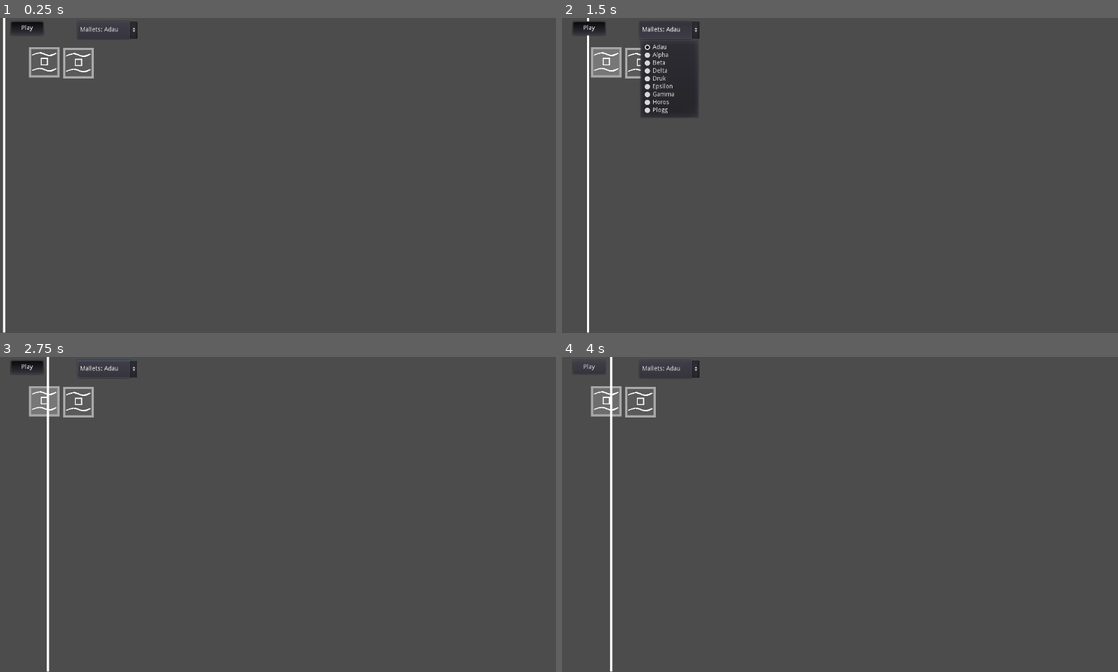
Above: before the commit, frames 1-4 (two rows, left to right).
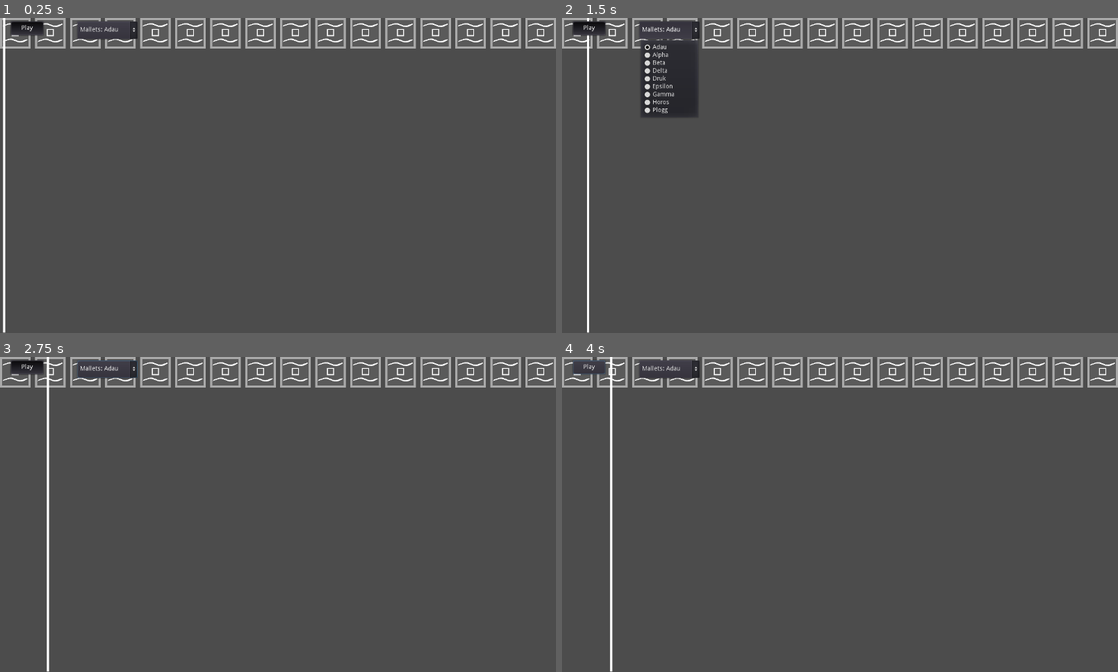
Above: after the commit, the same moments.

Repository: ccfortenberry/mandachord-mock-v2
Game: Godot game, scene res://scenes/Mandachord_Main.tscn
Same seed, same stepped clock (60 frames per second), same inputs: the game is played once before the commit and once after it.
Inputs (mouse positions are in pixels of both pictures, inside the frame that each line leads up to):
- Up to frame 1 (0.25 s): no input
- Up to frame 2 (1.5 s): click (606, 62) at 0.52 s; click "Mallets: Adau" at 1.25 s
- Up to frame 3 (2.75 s): click "Play" at 2 s
- Up to frame 4 (4 s): click "Play" at 2.75 s; click (606, 401) at 3.52 s

The runs differ from the first frame. In frame 1, 3.7% of the frame differs, in the area x 0-100%, y 0-20%; in frame 2, 3.8%; in frame 3, 4.0%; in frame 4, 4.0%.

Commit message:
Finish first note

Diff:
--- a/scenes/Button_Mallet.tscn
+++ b/scenes/Button_Mallet.tscn
@@ -6,6 +6,7 @@
 margin_left = -1.0
 margin_right = 136.0
 margin_bottom = 40.0
+text = "Adau"
 clip_text = true
 items = [ "Adau", null, false, 0, null, "Alpha", null, false, 1, null, "Beta", null, false, 2, null, "Delta", null, false, 3, null, "Druk", null, false, 4, null, "Epsilon", null, false, 5, null, "Gamma", null, false, 6, null, "Horos", null, false, 7, null, "Plogg", null, false, 8, null ]
 selected = 0
--- a/scenes/Mandachord_Main.tscn
+++ b/scenes/Mandachord_Main.tscn
@@ -1,33 +1,351 @@
-[gd_scene load_steps=6 format=2]
-
-[ext_resource path="res://scripts/Mandachord_Main.gd" type="Script" id=1]
-[ext_resource path="res://scenes/Note_Mallet1.tscn" type="PackedScene" id=2]
-[ext_resource path="res://scenes/PlayBar.tscn" type="PackedScene" id=3]
-[ext_resource path="res://scenes/Button_Play.tscn" type="PackedScene" id=4]
-[ext_resource path="res://scenes/Button_Mallet.tscn" type="PackedScene" id=5]
+[gd_scene load_steps=5 format=2]
+
+[ext_resource path="res://scenes/Note_Mallet1.tscn" type="PackedScene" id=1]
+[ext_resource path="res://scenes/PlayBar.tscn" type="PackedScene" id=2]
+[ext_resource path="res://scenes/Button_Play.tscn" type="PackedScene" id=3]
+[ext_resource path="res://scenes/Button_Mallet.tscn" type="PackedScene" id=4]
 
 [node name="Mandachord_Main" type="Node2D"]
-script = ExtResource( 1 )
-
-[node name="Note_Mallet1" parent="." instance=ExtResource( 2 )]
-position = Vector2( 66.5, 66.5 )
-
-[node name="Note_Mallet2" parent="." instance=ExtResource( 2 )]
-position = Vector2( 144.4, 68.4 )
-
-[node name="PlayBar" parent="." instance=ExtResource( 3 )]
+
+[node name="Mandachord_Body" type="GridContainer" parent="."]
+margin_right = 1270.0
+margin_bottom = 720.0
+custom_constants/vseparation = 60
+custom_constants/hseparation = 80
+columns = 64
+
+[node name="Note_Mallet1_1" parent="Mandachord_Body" instance=ExtResource( 1 )]
+margin_right = 0.0
+margin_bottom = 0.0
+
+[node name="Note_Mallet1_2" parent="Mandachord_Body" instance=ExtResource( 1 )]
+margin_left = 80.0
+margin_right = 80.0
+margin_bottom = 0.0
+
+[node name="Note_Mallet1_3" parent="Mandachord_Body" instance=ExtResource( 1 )]
+margin_left = 160.0
+margin_right = 160.0
+margin_bottom = 0.0
+
+[node name="Note_Mallet1_4" parent="Mandachord_Body" instance=ExtResource( 1 )]
+margin_left = 240.0
+margin_right = 240.0
+margin_bottom = 0.0
+
+[node name="Note_Mallet1_5" parent="Mandachord_Body" instance=ExtResource( 1 )]
+margin_left = 320.0
+margin_right = 320.0
+margin_bottom = 0.0
+
+[node name="Note_Mallet1_6" parent="Mandachord_Body" instance=ExtResource( 1 )]
+margin_left = 400.0
+margin_right = 400.0
+margin_bottom = 0.0
+
+[node name="Note_Mallet1_7" parent="Mandachord_Body" instance=ExtResource( 1 )]
+margin_left = 480.0
+margin_right = 480.0
+margin_bottom = 0.0
+
+[node name="Note_Mallet1_8" parent="Mandachord_Body" instance=ExtResource( 1 )]
+margin_left = 560.0
+margin_right = 560.0
+margin_bottom = 0.0
+
+[node name="Note_Mallet1_9" parent="Mandachord_Body" instance=ExtResource( 1 )]
+margin_left = 640.0
+margin_right = 640.0
+margin_bottom = 0.0
+
+[node name="Note_Mallet1_10" parent="Mandachord_Body" instance=ExtResource( 1 )]
+margin_left = 720.0
+margin_right = 720.0
+margin_bottom = 0.0
+
+[node name="Note_Mallet1_11" parent="Mandachord_Body" instance=ExtResource( 1 )]
+margin_left = 800.0
+margin_right = 800.0
+margin_bottom = 0.0
+
+[node name="Note_Mallet1_12" parent="Mandachord_Body" instance=ExtResource( 1 )]
+margin_left = 880.0
+margin_right = 880.0
+margin_bottom = 0.0
+
+[node name="Note_Mallet1_13" parent="Mandachord_Body" instance=ExtResource( 1 )]
+margin_left = 960.0
+margin_right = 960.0
+margin_bottom = 0.0
+
+[node name="Note_Mallet1_14" parent="Mandachord_Body" instance=ExtResource( 1 )]
+margin_left = 1040.0
+margin_right = 1040.0
+margin_bottom = 0.0
+
+[node name="Note_Mallet1_15" parent="Mandachord_Body" instance=ExtResource( 1 )]
+margin_left = 1120.0
+margin_right = 1120.0
+margin_bottom = 0.0
+
+[node name="Note_Mallet1_16" parent="Mandachord_Body" instance=ExtResource( 1 )]
+margin_left = 1200.0
+margin_right = 1200.0
+margin_bottom = 0.0
+
+[node name="Note_Mallet1_17" parent="Mandachord_Body" instance=ExtResource( 1 )]
+margin_left = 1280.0
+margin_right = 1280.0
+margin_bottom = 0.0
+
+[node name="Note_Mallet1_18" parent="Mandachord_Body" instance=ExtResource( 1 )]
+margin_left = 1360.0
+margin_right = 1360.0
+margin_bottom = 0.0
+
+[node name="Note_Mallet1_19" parent="Mandachord_Body" instance=ExtResource( 1 )]
+margin_left = 1440.0
+margin_right = 1440.0
+margin_bottom = 0.0
+
+[node name="Note_Mallet1_20" parent="Mandachord_Body" instance=ExtResource( 1 )]
+margin_left = 1520.0
+margin_right = 1520.0
+margin_bottom = 0.0
+
+[node name="Note_Mallet1_21" parent="Mandachord_Body" instance=ExtResource( 1 )]
+margin_left = 1600.0
+margin_right = 1600.0
+margin_bottom = 0.0
+
+[node name="Note_Mallet1_22" parent="Mandachord_Body" instance=ExtResource( 1 )]
+margin_left = 1680.0
+margin_right = 1680.0
+margin_bottom = 0.0
+
+[node name="Note_Mallet1_23" parent="Mandachord_Body" instance=ExtResource( 1 )]
+margin_left = 1760.0
+margin_right = 1760.0
+margin_bottom = 0.0
+
+[node name="Note_Mallet1_24" parent="Mandachord_Body" instance=ExtResource( 1 )]
+margin_left = 1840.0
+margin_right = 1840.0
+margin_bottom = 0.0
+
+[node name="Note_Mallet1_25" parent="Mandachord_Body" instance=ExtResource( 1 )]
+margin_left = 1920.0
+margin_right = 1920.0
+margin_bottom = 0.0
+
+[node name="Note_Mallet1_26" parent="Mandachord_Body" instance=ExtResource( 1 )]
+margin_left = 2000.0
+margin_right = 2000.0
+margin_bottom = 0.0
+
+[node name="Note_Mallet1_27" parent="Mandachord_Body" instance=ExtResource( 1 )]
+margin_left = 2080.0
+margin_right = 2080.0
+margin_bottom = 0.0
+
+[node name="Note_Mallet1_28" parent="Mandachord_Body" instance=ExtResource( 1 )]
+margin_left = 2160.0
+margin_right = 2160.0
+margin_bottom = 0.0
+
+[node name="Note_Mallet1_29" parent="Mandachord_Body" instance=ExtResource( 1 )]
+margin_left = 2240.0
+margin_right = 2240.0
+margin_bottom = 0.0
+
+[node name="Note_Mallet1_30" parent="Mandachord_Body" instance=ExtResource( 1 )]
+margin_left = 2320.0
+margin_right = 2320.0
+margin_bottom = 0.0
+
+[node name="Note_Mallet1_31" parent="Mandachord_Body" instance=ExtResource( 1 )]
+margin_left = 2400.0
+margin_right = 2400.0
+margin_bottom = 0.0
+
+[node name="Note_Mallet1_32" parent="Mandachord_Body" instance=ExtResource( 1 )]
+margin_left = 2480.0
+margin_right = 2480.0
+margin_bottom = 0.0
+
+[node name="Note_Mallet1_33" parent="Mandachord_Body" instance=ExtResource( 1 )]
+margin_left = 2560.0
+margin_right = 2560.0
+margin_bottom = 0.0
+
+[node name="Note_Mallet1_34" parent="Mandachord_Body" instance=ExtResource( 1 )]
+margin_left = 2640.0
+margin_right = 2640.0
+margin_bottom = 0.0
+
+[node name="Note_Mallet1_35" parent="Mandachord_Body" instance=ExtResource( 1 )]
+margin_left = 2720.0
+margin_right = 2720.0
+margin_bottom = 0.0
+
+[node name="Note_Mallet1_36" parent="Mandachord_Body" instance=ExtResource( 1 )]
+margin_left = 2800.0
+margin_right = 2800.0
+margin_bottom = 0.0
+
+[node name="Note_Mallet1_37" parent="Mandachord_Body" instance=ExtResource( 1 )]
+margin_left = 2880.0
+margin_right = 2880.0
+margin_bottom = 0.0
+
+[node name="Note_Mallet1_38" parent="Mandachord_Body" instance=ExtResource( 1 )]
+margin_left = 2960.0
+margin_right = 2960.0
+margin_bottom = 0.0
+
+[node name="Note_Mallet1_39" parent="Mandachord_Body" instance=ExtResource( 1 )]
+margin_left = 3040.0
+margin_right = 3040.0
+margin_bottom = 0.0
+
+[node name="Note_Mallet1_40" parent="Mandachord_Body" instance=ExtResource( 1 )]
+margin_left = 3120.0
+margin_right = 3120.0
+margin_bottom = 0.0
+
+[node name="Note_Mallet1_41" parent="Mandachord_Body" instance=ExtResource( 1 )]
+margin_left = 3200.0
+margin_right = 3200.0
+margin_bottom = 0.0
+
+[node name="Note_Mallet1_42" parent="Mandachord_Body" instance=ExtResource( 1 )]
+margin_left = 3280.0
+margin_right = 3280.0
+margin_bottom = 0.0
+
+[node name="Note_Mallet1_43" parent="Mandachord_Body" instance=ExtResource( 1 )]
+margin_left = 3360.0
+margin_right = 3360.0
+margin_bottom = 0.0
+
+[node name="Note_Mallet1_44" parent="Mandachord_Body" instance=ExtResource( 1 )]
+margin_left = 3440.0
+margin_right = 3440.0
+margin_bottom = 0.0
+
+[node name="Note_Mallet1_45" parent="Mandachord_Body" instance=ExtResource( 1 )]
+margin_left = 3520.0
+margin_right = 3520.0
+margin_bottom = 0.0
+
+[node name="Note_Mallet1_46" parent="Mandachord_Body" instance=ExtResource( 1 )]
+margin_left = 3600.0
+margin_right = 3600.0
+margin_bottom = 0.0
+
+[node name="Note_Mallet1_47" parent="Mandachord_Body" instance=ExtResource( 1 )]
+margin_left = 3680.0
+margin_right = 3680.0
+margin_bottom = 0.0
+
+[node name="Note_Mallet1_48" parent="Mandachord_Body" instance=ExtResource( 1 )]
+margin_left = 3760.0
+margin_right = 3760.0
+margin_bottom = 0.0
+
+[node name="Note_Mallet1_49" parent="Mandachord_Body" instance=ExtResource( 1 )]
+margin_left = 3840.0
+margin_right = 3840.0
+margin_bottom = 0.0
+
+[node name="Note_Mallet1_50" parent="Mandachord_Body" instance=ExtResource( 1 )]
+margin_left = 3920.0
+margin_right = 3920.0
+margin_bottom = 0.0
+
+[node name="Note_Mallet1_51" parent="Mandachord_Body" instance=ExtResource( 1 )]
+margin_left = 4000.0
+margin_right = 4000.0
+margin_bottom = 0.0
+
+[node name="Note_Mallet1_52" parent="Mandachord_Body" instance=ExtResource( 1 )]
+margin_left = 4080.0
+margin_right = 4080.0
+margin_bottom = 0.0
+
+[node name="Note_Mallet1_53" parent="Mandachord_Body" instance=ExtResource( 1 )]
+margin_left = 4160.0
+margin_right = 4160.0
+margin_bottom = 0.0
+
+[node name="Note_Mallet1_54" parent="Mandachord_Body" instance=ExtResource( 1 )]
+margin_left = 4240.0
+margin_right = 4240.0
+margin_bottom = 0.0
+
+[node name="Note_Mallet1_55" parent="Mandachord_Body" instance=ExtResource( 1 )]
+margin_left = 4320.0
+margin_right = 4320.0
+margin_bottom = 0.0
+
+[node name="Note_Mallet1_56" parent="Mandachord_Body" instance=ExtResource( 1 )]
+margin_left = 4400.0
+margin_right = 4400.0
+margin_bottom = 0.0
+
+[node name="Note_Mallet1_57" parent="Mandachord_Body" instance=ExtResource( 1 )]
+margin_left = 4480.0
+margin_right = 4480.0
+margin_bottom = 0.0
+
+[node name="Note_Mallet1_58" parent="Mandachord_Body" instance=ExtResource( 1 )]
+margin_left = 4560.0
+margin_right = 4560.0
+margin_bottom = 0.0
+
+[node name="Note_Mallet1_59" parent="Mandachord_Body" instance=ExtResource( 1 )]
+margin_left = 4640.0
+margin_right = 4640.0
+margin_bottom = 0.0
+
+[node name="Note_Mallet1_60" parent="Mandachord_Body" instance=ExtResource( 1 )]
+margin_left = 4720.0
+margin_right = 4720.0
+margin_bottom = 0.0
+
+[node name="Note_Mallet1_61" parent="Mandachord_Body" instance=ExtResource( 1 )]
+margin_left = 4800.0
+margin_right = 4800.0
+margin_bottom = 0.0
+
+[node name="Note_Mallet1_62" parent="Mandachord_Body" instance=ExtResource( 1 )]
+margin_left = 4880.0
+margin_right = 4880.0
+margin_bottom = 0.0
+
+[node name="Note_Mallet1_63" parent="Mandachord_Body" instance=ExtResource( 1 )]
+margin_left = 4960.0
+margin_right = 4960.0
+margin_bottom = 0.0
+
+[node name="Note_Mallet1_64" parent="Mandachord_Body" instance=ExtResource( 1 )]
+margin_left = 5040.0
+margin_right = 5040.0
+margin_bottom = 0.0
+
+[node name="PlayBar" parent="." instance=ExtResource( 2 )]
 position = Vector2( 0, 359.275 )
 speed = 40.0
 
-[node name="Button_Play" parent="." instance=ExtResource( 4 )]
+[node name="Button_Play" parent="." instance=ExtResource( 3 )]
 margin_left = 24.7
 margin_top = 7.60001
 margin_right = 98.7
 margin_bottom = 38.6
 
-[node name="Button_Mallet" parent="." instance=ExtResource( 5 )]
+[node name="Button_Mallet" parent="." instance=ExtResource( 4 )]
 margin_left = 177.209
 margin_top = 8.16225
 margin_right = 314.209
 margin_bottom = 48.1622
-text = "Adau"
+items = [ "Adau", null, false, 0, null, "Alpha", null, false, 1, null, "Beta", null, false, 2, null, "Delta", null, false, 3, null, "Druk", null, false, 4, null, "Epsilon", null, false, 5, null, "Gamma", null, false, 6, null, "Horos", null, false, 7, null, "Plogg", null, false, 8, null ]
--- a/scenes/Note_Mallet1.tscn
+++ b/scenes/Note_Mallet1.tscn
@@ -5,7 +5,7 @@
 [ext_resource path="res://assets/instruments/adau/adau_mal_1.wav" type="AudioStream" id=3]
 
 [sub_resource type="RectangleShape2D" id=1]
-extents = Vector2( 187.85, 185.069 )
+extents = Vector2( 184.854, 185.069 )
 
 [sub_resource type="Theme" id=2]
 
@@ -18,21 +18,29 @@
 [sub_resource type="StyleBoxFlat" id=5]
 bg_color = Color( 0.356863, 0.356863, 0.356863, 1 )
 
-[node name="Note_Mallet1" type="Area2D"]
-scale = Vector2( 0.188, 0.188 )
+[node name="Note_Mallet1_1" type="Control"]
+margin_right = 370.0
+margin_bottom = 370.0
 script = ExtResource( 1 )
 
-[node name="CollisionShape2D" type="CollisionShape2D" parent="."]
+[node name="Body" type="Area2D" parent="."]
+scale = Vector2( 0.188, 0.188 )
+
+[node name="CollisionShape2D" type="CollisionShape2D" parent="Body"]
 position = Vector2( 185, 185 )
+scale = Vector2( 1, 1 )
 shape = SubResource( 1 )
 
-[node name="Border" type="Polygon2D" parent="."]
+[node name="Border" type="Polygon2D" parent="Body"]
+scale = Vector2( 1, 1 )
 color = Color( 0.666667, 0.666667, 0.666667, 1 )
 polygon = PoolVector2Array( 370, 0, 370, 370, 0, 370, 0, 0 )
 
-[node name="Note" type="Button" parent="."]
+[node name="Note" type="Button" parent="Body"]
 margin_left = 25.0
 margin_top = 25.0
+margin_right = 345.0
+margin_bottom = 345.0
 theme = SubResource( 2 )
 custom_styles/hover = SubResource( 3 )
 custom_styles/pressed = SubResource( 4 )
@@ -42,4 +50,4 @@
 
 [node name="Sound" type="AudioStreamPlayer" parent="."]
 stream = ExtResource( 3 )
-[connection signal="body_entered" from="." to="." method="_on_Note_Mallet1_body_entered"]
+[connection signal="body_entered" from="Body" to="." method="_on_Body_body_entered"]
--- a/scripts/Mandachord_Main.gd
+++ /dev/null
@@ -1,9 +0,0 @@
-extends Node2D
-
-func _ready():
-	$Button_Mallet.connect("instrument_changed", self, "_on_mallets_changed")
-
-func _on_mallets_changed(instrument):
-	$"Note_Mallet1/Sound".stream = load("res://assets/instruments/"+instrument+"/"+instrument+"_mal_1.wav")
-#	for i in range(64*3):
-#		$"root/Mandachord_Main/Note_Mallet1".Sound.set("res://assets/instruments/"+instrument+"/"+instrument+"_mal_1.wav")
--- a/scripts/Note_Mallet1.gd
+++ b/scripts/Note_Mallet1.gd
@@ -1,17 +1,14 @@
-extends Node2D
+extends Control
 
-#export (bool) var enabled = false
+func _ready():
+	get_parent().get_node("../Button_Mallet").connect("instrument_changed", self, "_on_mallets_changed")
 
-
-# Called when the node enters the scene tree for the first time.
-func _ready():
-	pass # Replace with function body.
-
-# Called every frame. 'delta' is the elapsed time since the previous frame.
 #func _process(delta):
 #	pass
 
+func _on_mallets_changed(instrument):
+	$Sound.stream = load("res://assets/instruments/"+instrument+"/"+instrument+"_mal_1.wav")
 
-func _on_Note_Mallet1_body_entered(body):
-	if $Note.pressed:
+func _on_Body_body_entered(body):
+	if $"Body/Note".pressed:
 		$Sound.play()
